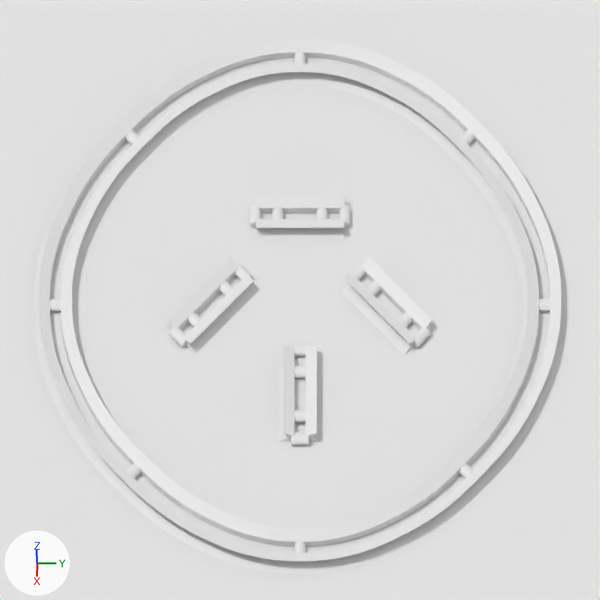
Before and after pictures for a commit that changed the Blender file space-rail.blend.
One viewpoint serves both versions: the file's camera 'Camera'. Lighting does not change. The marker at lower left points along +X, +Y and +Z.

The first picture shows 'Shadow', 'generator'.
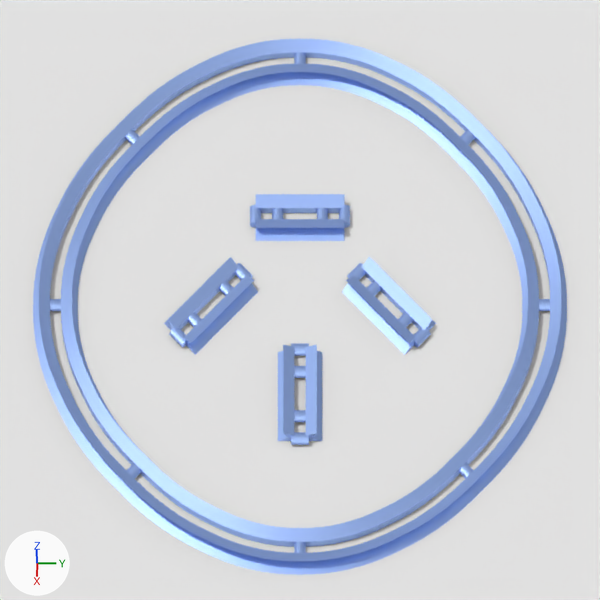
Boxes (x1, y1, x2, y2) around the edits, measured in the pictures (600 x 600 px):
'generator', recoloured (white to blue): (33, 39, 567, 575) in both

The change, as a list of edits to the scene's bpy script:
```text
Add mat_material:
    mat_material = principled_material('Material')
    mat_material.base_color = (0.405, 0.572, 1.0)  # blue #abc7ff
    mat_material.metallic = 1.0
    mat_material.sheen_weight = 0.449
    mat_material.sheen_roughness = 0.524
    mat_material.sheen_tint = (0.0, 0.0, 0.0)  # black #000000
Change me_generator_005:
    where me_generator_005.from_pydata(...)  # 2864 vertices, 5792 faces; spans x -3.9..3.9, y -2.76..2.76, z -0.11..0.0
    add me_generator_005.materials.append(mat_material)  # blue #abc7ff
```
